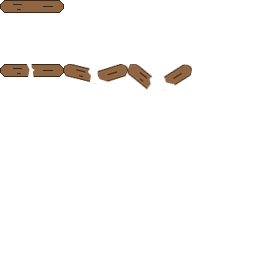
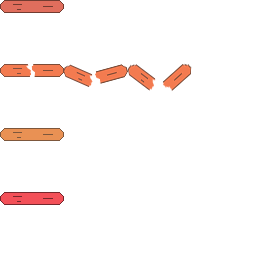
Two versions of the same layered image (256px x 256px). Layer-by-layer changes:
renamed "Layer 2" to "Layer 9 copy", moved it above "Layer 9 copy 2", painted on it over [63, 64, 97, 87]
removed layer "Layer 7" over [0, 64, 64, 77]
renamed "Layer 4" to "Layer 9 copy 2", painted on it over [127, 63, 156, 91]
added layer "Layer 9" above "Layer 10" over [0, 64, 31, 77]
renamed "Layer 3" to "Layer 10", painted on it over [95, 63, 129, 84]
renamed "Layer 5" to "Layer 1 copy 2", moved it above "Layer 1 copy", painted on it over [162, 63, 192, 91]
added layer "Layer 1 copy" above "Layer 1 copy 3" over [31, 64, 64, 77]
added layer "Layer 1 copy 3" above "Layer 1 copy 4" over [0, 128, 64, 141]
added layer "Layer 1 copy 4" above "Layer 1" over [0, 192, 64, 205]
painted on "Layer 1" over [0, 0, 64, 13]
